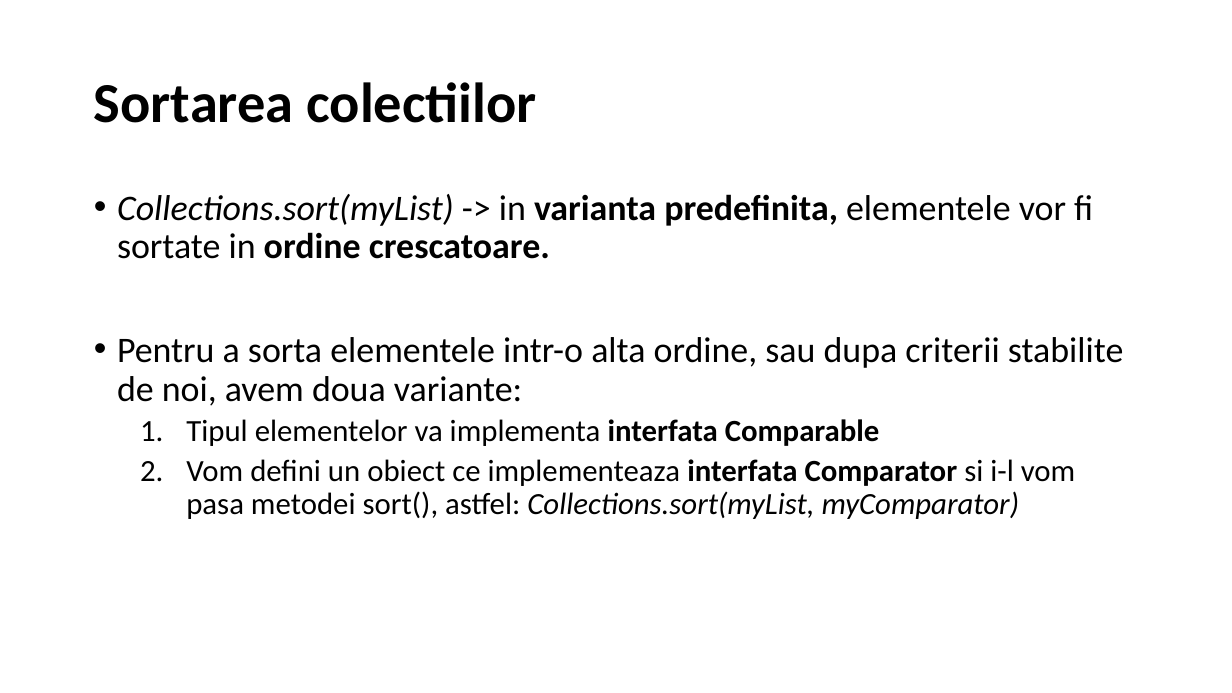
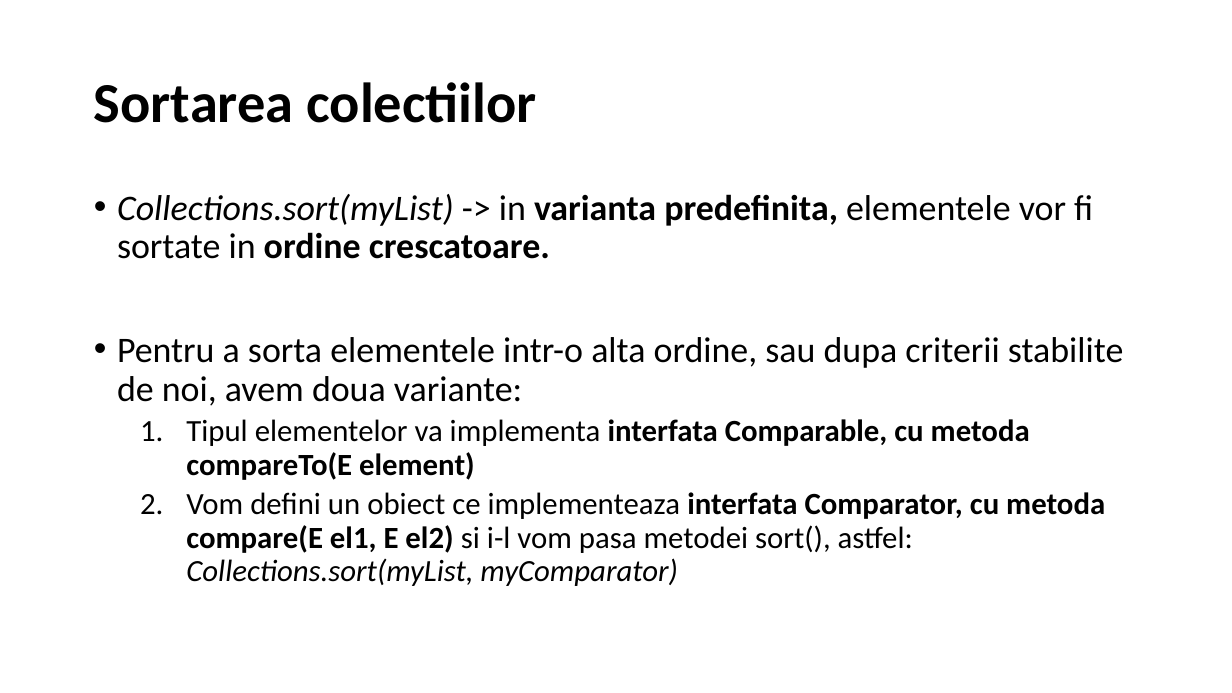
Before and after one commit to PatriciaPopa/javatraining-modulul-2, a slide deck: slide 24 of Curs3_Java_modul2.pptx. Drawn at 1232x693 pixels with LibreOffice and Linux fonts; fonts in the diff are those of the drawing. Boxes give left, top, right and bottom in pixels: in the first picture for what was removed or moved away, otherwise in the second. Text is boxed around its words. In the diff, an @@ line names an element or a change of style, - is before the commit and + after.

```diff
--- a/Curs3_Java_modul2.pptx
+++ b/Curs3_Java_modul2.pptx
@@ text at bbox=[186, 419, 1105, 586]: text changed @@
-  1. Tipul elementelor va implementa interfata Comparable
-  2. Vom defini un obiect ce implementeaza interfata Comparator si i-l vom pasa metodei sort(), astfel: Collections.sort(myList, myComparator)
+  1. Tipul elementelor va implementa interfata Comparable, cu metoda compareTo(E element)
+  2. Vom defini un obiect ce implementeaza interfata Comparator, cu metoda compare(E el1, E el2) si i-l vom pasa metodei sort(), astfel: Collections.sort(myList, myComparator)
```
Also in this commit, not shown: 5 other slides changed.
